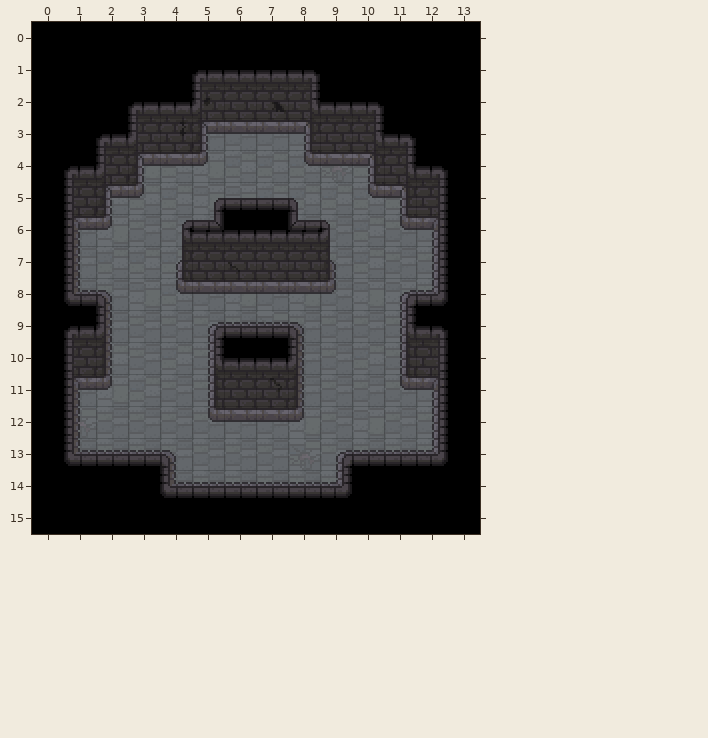
Two versions of a level (Tiled map (JSON), assets/maps/map-8.tmj). This is how it looked before the edit.
Cells are 16x16 px. Shown: x 0..13, y 0..15.
The same view after the edit:
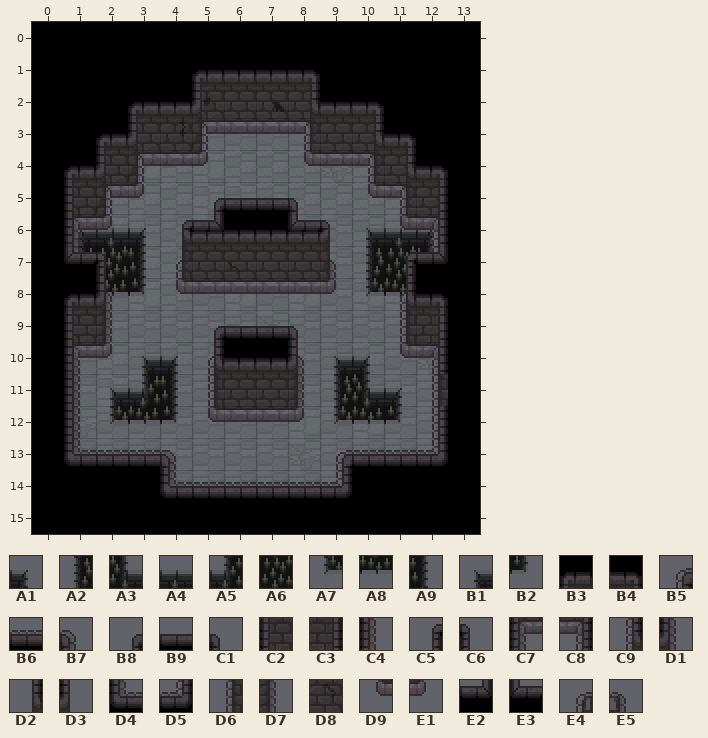
Key: from "floor1": A1 160, A2 161, A3 162, A4 163, A5 193, A6 194, A7 224, A8 225, A9 227, B1 257, B2 259; from "walls1": B3 0, B4 2, B5 3, B6 4, B7 5, B8 9, B9 10, C1 11, C2 32, C3 34, C4 37, C5 47, C6 48, C7 64, C8 66, C9 67, D1 69, D2 73, D3 75, D4 96, D5 98, D6 99, D7 101, D8 102, D9 131, E1 133, E2 144, E3 145, E4 162, E5 163.
__ is an empty cell, ## one hidden under a higher layer.
Tiles replaced or removed in this view: B3, B4, B5, B6, B7, C2, C3, C7, C8, C9, D1, D4, D5, D6, D7, D8, D9, E1.
Tiles of an added or newly shown layer are drawn over the layers below it.
The commit says: add spikes to some maps, add a couple new smol maps
Edits made:
Changed rows in their new state; .. is an unchanged cell.
Layer "spikes" (added):
first column x 1:
 6 B1 A4 A1 .. .. .. .. .. .. B1 A4 A1
 7 A2 A6 A9 .. .. .. .. .. .. A2 A6 A9
 8 .. A8 B2 .. .. .. .. .. .. A7 A8 ..
10 .. .. B1 A1 .. .. .. .. B1 A1 .. ..
11 .. B1 A5 A9 .. .. .. .. A2 A3 A1 ..
12 .. A7 A8 B2 .. .. .. .. A7 A8 B2 ..
Layer "walls-lower":
first column x 1:
 8 ## E5 .. .. .. .. .. .. .. .. E4 ##
 9 C2 D7 .. .. __ __ __ __ .. .. D6 C3
10 C7 E1 .. .. E4 .. .. E5 .. .. D9 C8
11 C4 __ .. .. .. .. .. .. .. .. __ D6
Layer "walls-upper":
first column x 1:
 7 E3 C6 .. .. .. .. .. .. .. .. C5 E2
 8 B3 D3 .. .. .. .. .. .. .. .. D2 B4
 9 .. .. .. .. B8 B9 B9 C1 .. .. .. ..
10 .. .. .. .. D2 .. .. D3 .. .. .. ..
11 .. .. .. .. .. .. __ .. .. .. .. ..
